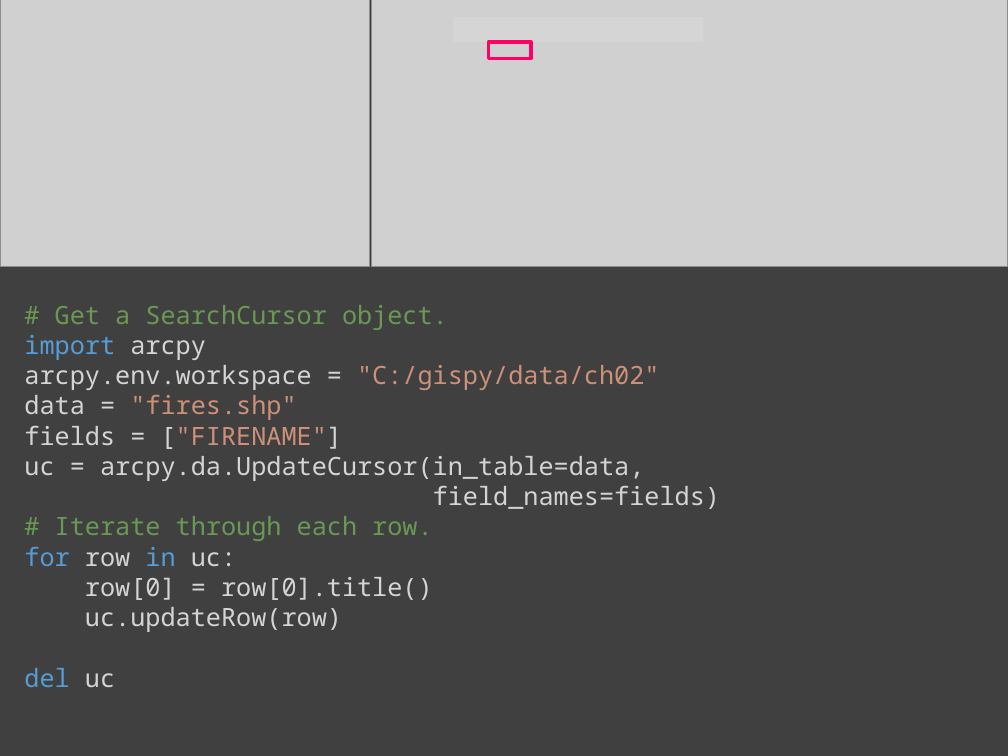
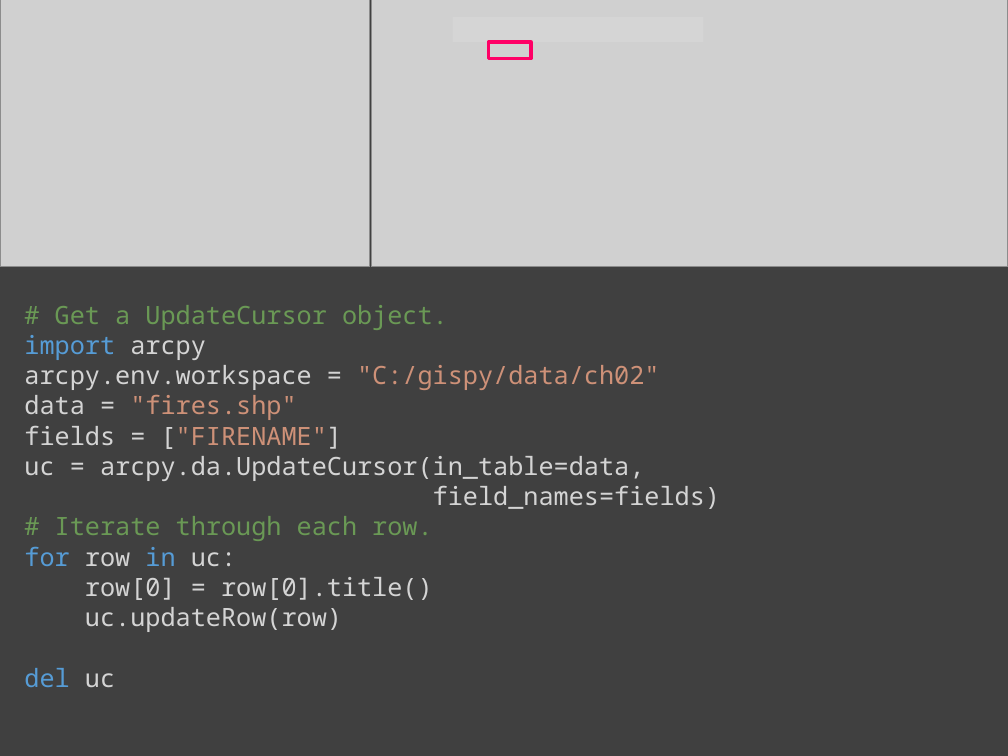
Before and after one commit to lgtateos/gis540, a slide deck: slide 82 of slides/cursors.pptx. Drawn at 1008x756 pixels with LibreOffice and Linux fonts; fonts in the diff are those of the drawing; grey boxes stand for pictures. Boxes give left, top, right and bottom in pixels: in the first picture for what was removed or moved away, otherwise in the second. Text is boxed around its words. In the diff, an @@ line names an element or a change of style, - is before the commit and + after.

```diff
--- a/slides/cursors.pptx
+++ b/slides/cursors.pptx
@@ text at [55,305,448,330]: text changed @@
-# Get a SearchCursor object.
+# Get a UpdateCursor object.
```
